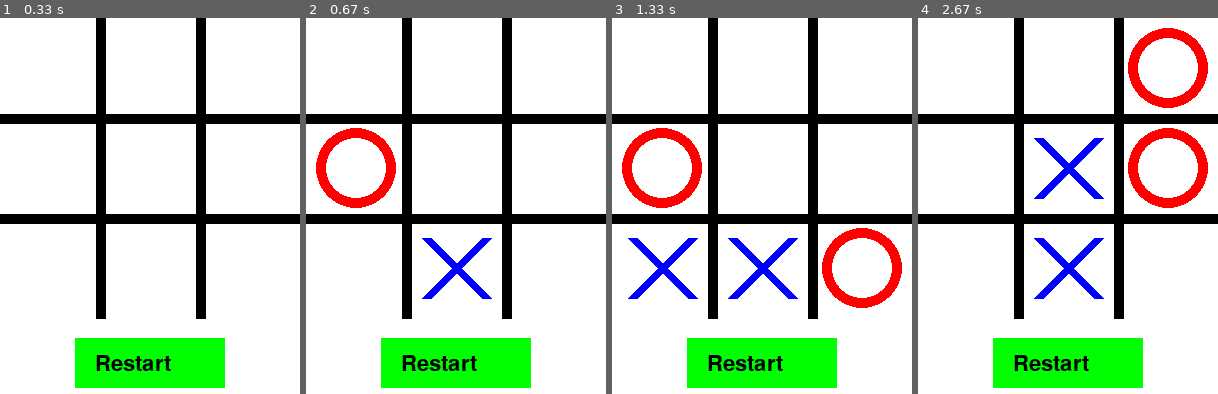
Above: before the commit, frames 1-4 (left to right).
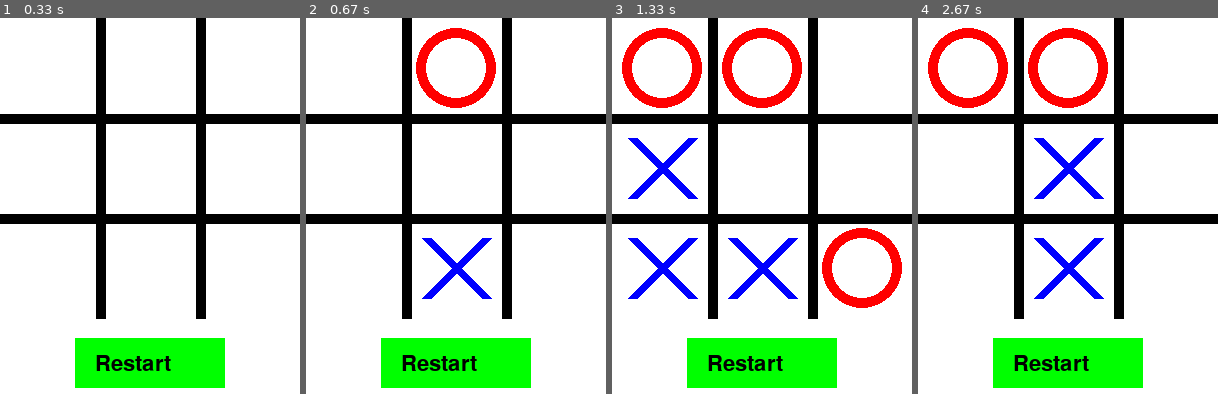
Above: after the commit, the same moments.

Repository: aknim/pygame-ttt
Game: pygame game, started from file.py
The game is run twice, just before and just after one commit, with the same random seed, the same clock (stepped at 60 frames per second) and the same inputs.
Inputs (mouse positions are in pixels of both pictures, inside the frame that each line leads up to):
- Up to frame 1 (0.33 s): no input
- Up to frame 2 (0.67 s): click (456, 217) at 0.38 s
- Up to frame 3 (1.33 s): click (690, 221) at 0.72 s; click (669, 157) at 1.05 s
- Up to frame 4 (2.67 s): click "Restart" at 1.88 s; click (1071, 258) at 2.22 s; click (1059, 149) at 2.55 s

Frame 1 is identical in both runs. In frame 2, 3.8% of the frame differs, in the area x 3-64%, y 2-51%; in frame 3, 6.5%; in frame 4, 7.7%, in the area x 3-97%, y 2-51%.

Commit message:
Day 3.3 20x2 - Added intelligence to AI: minimax function

Diff:
--- a/file.py
+++ b/file.py
@@ -43,7 +43,7 @@
    elif board[row][col] == '0':
     pygame.draw.circle(screen, (255, 0, 0), (col * 100 + 50, row * 100 + 50), 40, 10)
 
-def check_winner():
+def is_result():
  # Check rows, columns, and diagonals for a winner
  for row in range(3):
   if board[row][0] == board[row][1] == board[row][2] != "":
@@ -55,6 +55,8 @@
    return board[0][0]
  if board[0][2] == board[1][1] == board[2][0] != "":
   return board[0][2]
+ if all(board[row][col] != "" for row in range(3) for col in range(3)):
+  return 'tie'
  return None
 
 def handle_click(pos):
@@ -70,9 +72,12 @@
    player_turn = '0'
   else:
    player_turn = 'X'
-  winner = check_winner()
-  if winner:
-   pygame.display.set_caption(f"{winner} wins!")
+  result = is_result()
+  if result:
+   if(result=='tie'):
+    pygame.display.set_caption("Tied!")
+   else:
+    pygame.display.set_caption(f"{result} wins!")
    game_active = False
 
 def draw_button():
@@ -87,6 +92,64 @@
   game_active = True
   pygame.display.set_caption("Tic-Tac-Toe")
 
+def minimax(board, is_maximizing):
+  result = is_result()
+  if result == '0': # AI wins
+    return 1
+  elif result == 'X': # Player wins
+    return -1
+  elif result == 'tie': #Tie
+    return 0
+
+  if is_maximizing: #AI's turn
+    best_score = -float('inf')
+    for row in range(3):
+      for col in range(3):
+        if board[row][col] == "":
+          board[row][col] = '0'
+          score = minimax(board, False)
+          board[row][col] = ""
+          best_score = max(score, best_score)
+    return best_score
+  else: # Player's turn
+    best_score = float('inf')
+    for row in range(3):
+      for col in range(3):
+        if board[row][col] == "":
+          board[row][col] = 'X'
+          score = minimax(board, True)
+          board[row][col] = ""
+          best_score = min(score, best_score)
+    return best_score
+
+def ai_move2():
+  global player_turn, game_active
+  if not game_active or player_turn != '0':
+    return
+
+  best_score = -float('inf')
+  best_move = None
+  for row in range(3):
+    for col in range(3):
+      if board[row][col] == "":
+        board[row][col] = '0'
+        score = minimax(board, False)
+        board[row][col] = ""
+        if score > best_score:
+          best_score = score
+          best_move = (row, col)
+  # if best_move:
+  row, col = best_move
+  board[row][col] = '0'
+  player_turn = 'X'
+  result = is_result()
+  if result:
+   if(result=='tie'):
+    pygame.display.set_caption("Tied!")
+   else:
+    pygame.display.set_caption(f"{result} wins!")
+   game_active = False
+
 def ai_move():
   global player_turn, game_active
 
@@ -99,9 +162,12 @@
     row, col = random.choice(available_spots)
     board[row][col] = '0'
     player_turn = 'X'
-    winner = check_winner()
-    if winner:
-      pygame.display.set_caption(f"{winner} wins!")
+    result = is_result()
+    if result:
+      if(result=='tie'):
+        pygame.display.set_caption("Tied!")
+      else:
+        pygame.display.set_caption(f"{result} wins!")
       game_active = False
 
 # Game loop
@@ -116,8 +182,8 @@
     elif game_active:
       handle_click(event.pos)
 
- if ai_enabled and player_turn == '0':
-  ai_move()
+ if ai_enabled and player_turn == '0' and game_active:
+  ai_move2()
 
  screen.fill(BG_COLOR)
  draw_marks()
